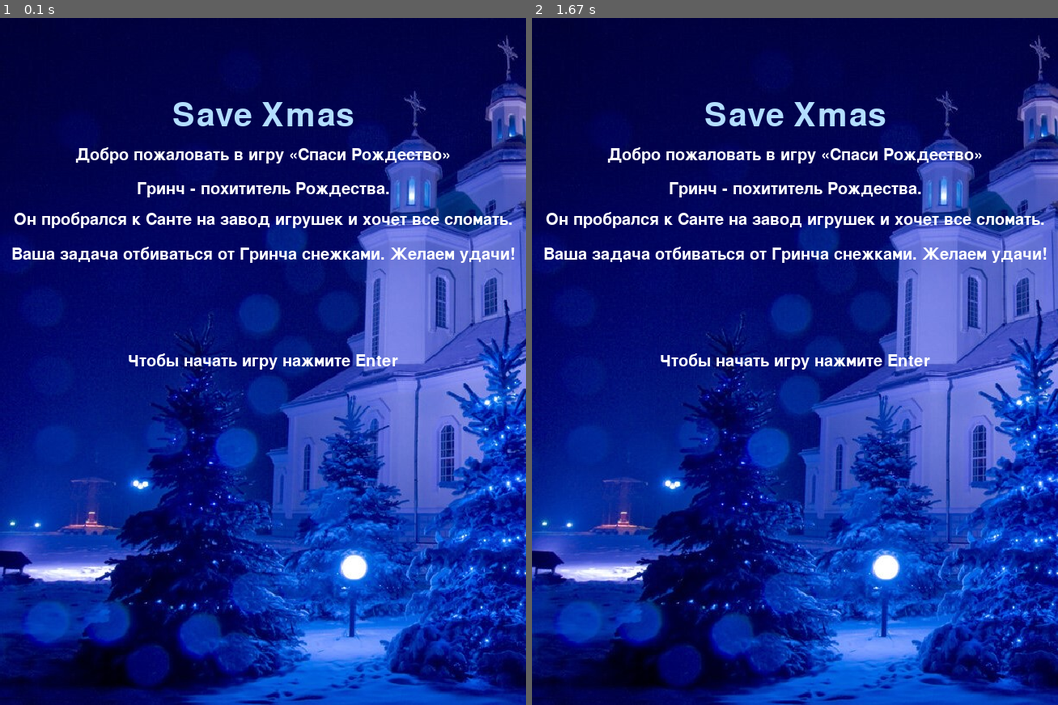
Above: before the commit, frames 1-2 (left to right).
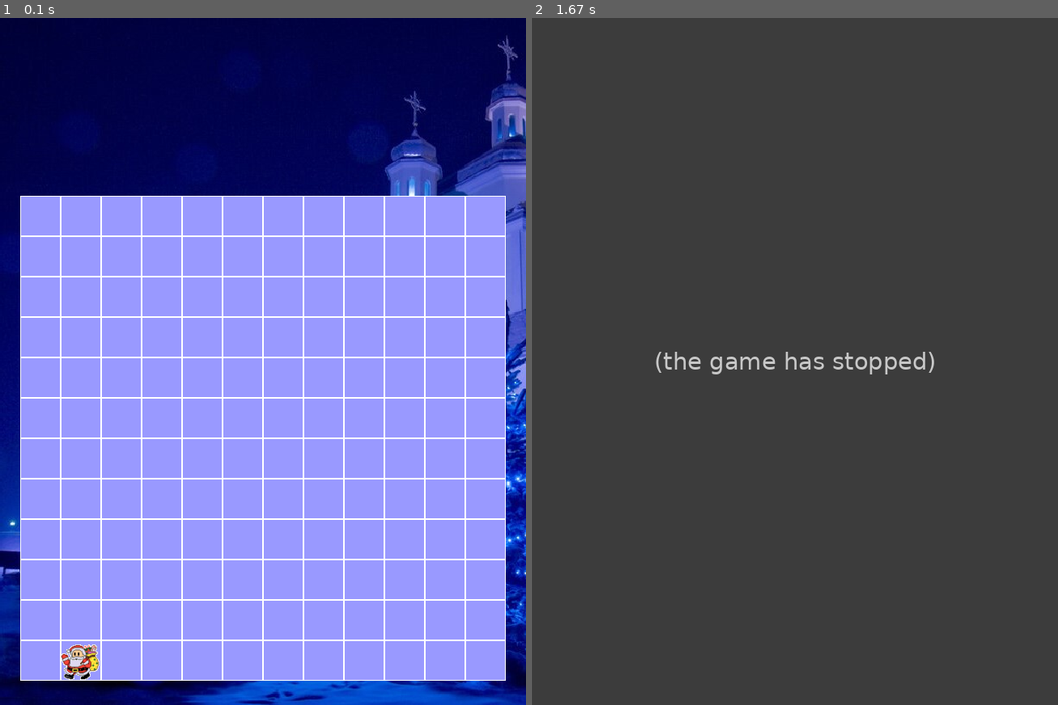
Above: after the commit, the same moments.

Repository: Krimson-Sun/PyGame
Game: pygame game, started from main.py
The game is run twice, just before and just after one commit, with the same random seed, the same clock (stepped at 60 frames per second) and the same inputs.
Inputs (mouse positions are in pixels of both pictures, inside the frame that each line leads up to):
- Up to frame 1 (0.1 s): no input
- Up to frame 2 (1.67 s): click (795, 409) at 0.88 s; click (631, 258) at 1.3 s; tap Space at 1.57 s

The runs differ from the first frame. In frame 1, 66% of the frame differs, in the area x 2-98%, y 12-97%; in frame 2, 100%, in the area x 0-100%, y 0-100%.
After the commit the program exited at 1.57 s; later frames show no game.

Commit message:
нерабочий Snowball

Diff:
--- a/main.py
+++ b/main.py
@@ -1,7 +1,8 @@
 import os
 import sys
+import pygame
 
-import pygame
+FPS = 50
 
 
 def load_image(name, colorkey=None):
@@ -85,6 +86,14 @@
         self.coords = self.rect.x, self.rect.y = 75, 775
         self.mask = pygame.mask.from_surface(self.image)
 
+    def move(self):
+        pass
+
+    def get_coords(self):
+        return self.coords
+
+    def shoot(self):
+        self.snowball = Snowball(snows_group)
 
 class Enemy:
     pass
@@ -94,8 +103,19 @@
     pass
 
 
-class Snowball:
-    pass
+class Snowball(pygame.sprite.Sprite):
+    global character
+
+    def __init__(self, *group):
+        super().__init__(*group)
+        self.image = load_image('snow.jpg', -1)
+        self.rect = self.image.get_rect()
+        self.coords = self.rect.x, self.rect.y = character.get_coords()[0] + 15, 700
+        self.mask = pygame.mask.from_surface(self.image)
+        self.fly()
+
+    def fly(self):
+        self.rect = self.rect.move(0, 1)
 
 
 pygame.init()
@@ -106,23 +126,33 @@
 img = pygame.transform.scale(img, size)
 screen.blit(img, (0, 0))
 menu = Menu()
+clock = pygame.time.Clock()
+for event in pygame.event.get():
+    if event.type == pygame.QUIT:
+        quit(0)
+    if event.type == pygame.KEYDOWN:
+        if event.key == pygame.K_RETURN:
+            break
 board = Board(12, 12)
 character_sprites = pygame.sprite.Group()
 character = Character(character_sprites)
+snows_group = pygame.sprite.Group()
 board.set_view(25, 220, 50)
 pygame.mouse.set_visible(True)
 running = True
-f = False
 while running:
+    screen.blit(img, (0, 0))
+    board.render(screen)
+    character_sprites.draw(screen)
+    snows_group.draw(screen)
     for event in pygame.event.get():
         if event.type == pygame.QUIT:
             running = False
         if event.type == pygame.KEYDOWN:
-            if event.key == pygame.K_RETURN:
-                f = True
-    if f:
-        screen.blit(img, (0, 0))
-        board.render(screen)
-        character_sprites.draw(screen)
-    pygame.display.flip()
+            if event.key == pygame.K_SPACE:
+                character.shoot()
+            if event.type == pygame.QUIT:
+                running = False
+        pygame.display.flip()
+        clock.tick(FPS)
 pygame.quit()
